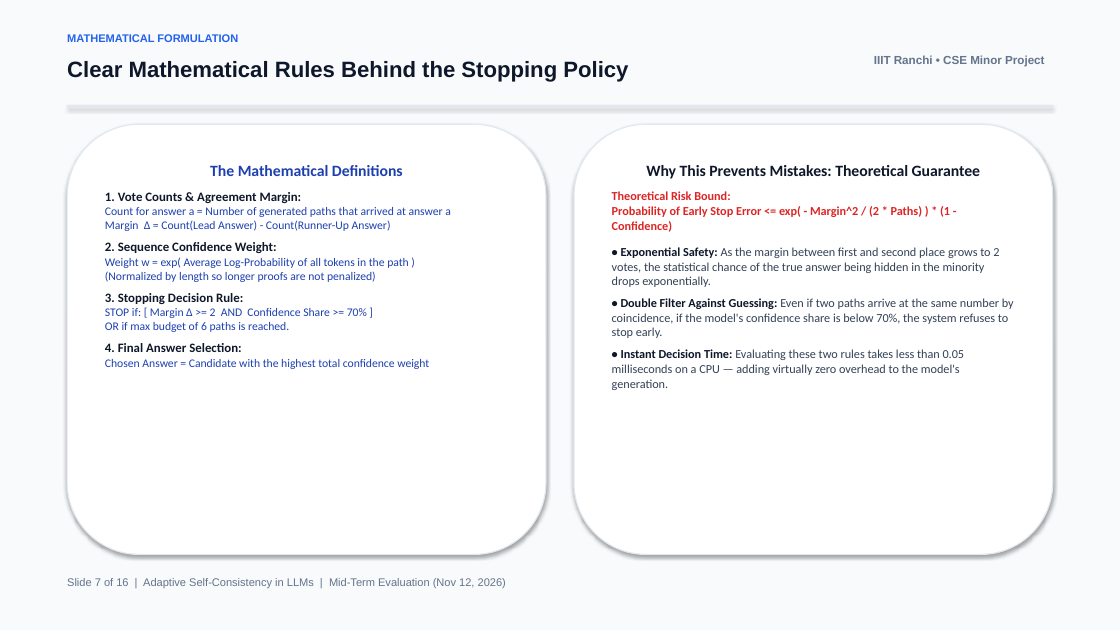
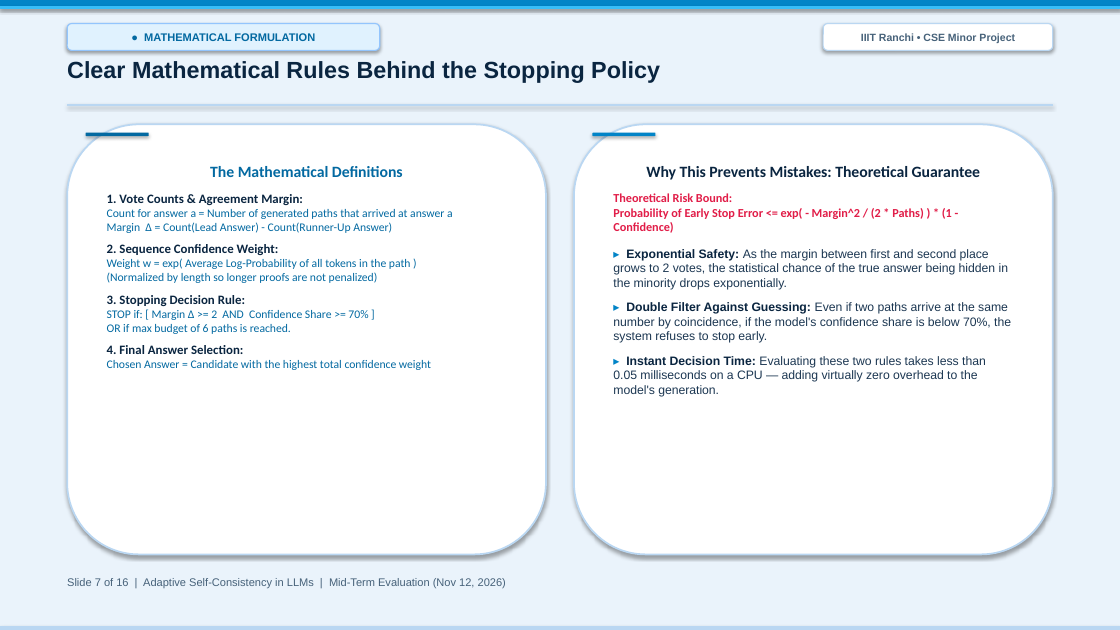
Before and after one commit to AbhinavKr0110/minor_project, a slide deck: slide 7 of presentation.pptx. Drawn at 1120x630 pixels with LibreOffice and Linux fonts; fonts in the diff are those of the drawing. Boxes give left, top, right and bottom in pixels: in the first picture for what was removed or moved away, otherwise in the second. Text is boxed around its words. In the diff, an @@ line names an element or a change of style, - is before the commit and + after.

```diff
--- a/presentation.pptx
+++ b/presentation.pptx
@@ rectangle at <box>0,0,1120,630</box>: fill #F8FAFC to #EAF3FB; outline #F8FAFC 0.75 pt to #EAF3FB 0.75 pt @@
@@ rectangle added at <box>0,0,1120,7</box>, fill #0284C7, outline #0284C7 0.75 pt @@
@@ rectangle added at <box>0,7,1120,8</box>, fill #38BDF8, outline #38BDF8 0.75 pt @@
@@ rounded rectangle "● MATHEMATICAL FORMULATION": place and size @@
-rounded rectangle "● MATHEMATICAL FORMULATION" at <box>67,34,238,42</box>
+rounded rectangle "● MATHEMATICAL FORMULATION" at <box>67,24,380,50</box>
@@ rounded rectangle "● MATHEMATICAL FORMULATION" at <box>67,24,380,50</box>: vertical alignment top to middle; fill none to #E0F2FE; outline none to #93C5FD 1 pt; shadow on @@
@@ rounded rectangle "IIIT Ranchi • CSE Minor ...": place and size @@
-rounded rectangle "IIIT Ranchi • CSE Minor ..." at <box>874,55,1044,67</box>
+rounded rectangle "IIIT Ranchi • CSE Minor ..." at <box>823,24,1053,50</box>
@@ rounded rectangle "IIIT Ranchi • CSE Minor ..." at <box>823,24,1053,50</box>: size 10 to 9 pt, text colour #64748B to #47627A; alignment right to centre; vertical alignment top to middle; fill none to #FFFFFF; outline none to #BAD7F2 1 pt; shadow on @@
@@ text "Clear Mathematical Rules Behind the ..." at <box>67,61,660,83</box>: size 19 to 20 pt, text colour #0F172A to #0A2540 @@
@@ text in rounded rectangle at <box>144,33,315,41</box>: text changed; text colour #2563EB to #0369A1 @@
-MATHEMATICAL FORMULATION
+● MATHEMATICAL FORMULATION
@@ rectangle at <box>67,104,1053,106</box>: fill #E2E8F0 to #BAD7F2; outline #E2E8F0 0.75 pt to #BAD7F2 0.75 pt @@
@@ rounded rectangle "The Mathematical Definitions" at <box>67,124,546,555</box>: text colour #1E40AF to #0369A1 in "The Mathematical Definitions", "Count for answer a = Number of ...", "Weight w = exp( Average Log-Probability of ...", "STOP if: [ Margin Δ >= 2 ..." and 1 more places; text colour #0F172A to #0A2540 in "1. Vote Counts & Agreement Margin:", "2. Sequence Confidence Weight:", "3. Stopping Decision Rule:", "4. Final Answer Selection:"; outline #E2E8F0 1 pt to #BAD7F2 1.5 pt @@
@@ rounded rectangle added at <box>86,133,149,136</box>, fill #0369A1 @@
@@ rounded rectangle "Why This Prevents Mistakes: Theoretical ..." at <box>574,124,1053,555</box>: outline #E2E8F0 1 pt to #BAD7F2 1.5 pt @@
@@ rounded rectangle added at <box>592,133,655,136</box>, fill #0284C7 @@
@@ text in rounded rectangle at <box>613,166,980,233</box>: text colour #0F172A to #0A2540 in "Why This Prevents Mistakes: Theoretical Guarantee"; text colour #DC2626 to #E11D48 in "Theoretical Risk Bound: Probability of Early Stop ..." @@
@@ text in rounded rectangle at <box>613,249,1011,397</box>: text changed; font Calibri to Arial; text colour #334155 to #1C3752 @@
-• Exponential Safety: As the margin between first and second place grows to 2 votes, the statistical chance of the true answer being hidden in the minority drops exponentially.
-• Double Filter Against Guessing: Even if two paths arrive at the same number by coincidence, if the model's confidence share is below 70%, the system refuses to stop early.
-• Instant Decision Time: Evaluating these two rules takes less than 0.05 milliseconds on a CPU — adding virtually zero overhead to the model's generation.
+▸ Exponential Safety: As the margin between first and second place grows to 2 votes, the statistical chance of the true answer being hidden in the minority drops exponentially.
+▸ Double Filter Against Guessing: Even if two paths arrive at the same number by coincidence, if the model's confidence share is below 70%, the system refuses to stop early.
+▸ Instant Decision Time: Evaluating these two rules takes less than 0.05 milliseconds on a CPU — adding virtually zero overhead to the model's generation.
@@ text "Slide 7 of 16 | ..." at <box>67,578,506,588</box>: text colour #64748B to #47627A @@
@@ rectangle added at <box>0,627,1120,630</box>, fill #BAD7F2, outline #BAD7F2 0.75 pt @@
```
Also in this commit, not shown: 15 other slides changed, 4 other files.
